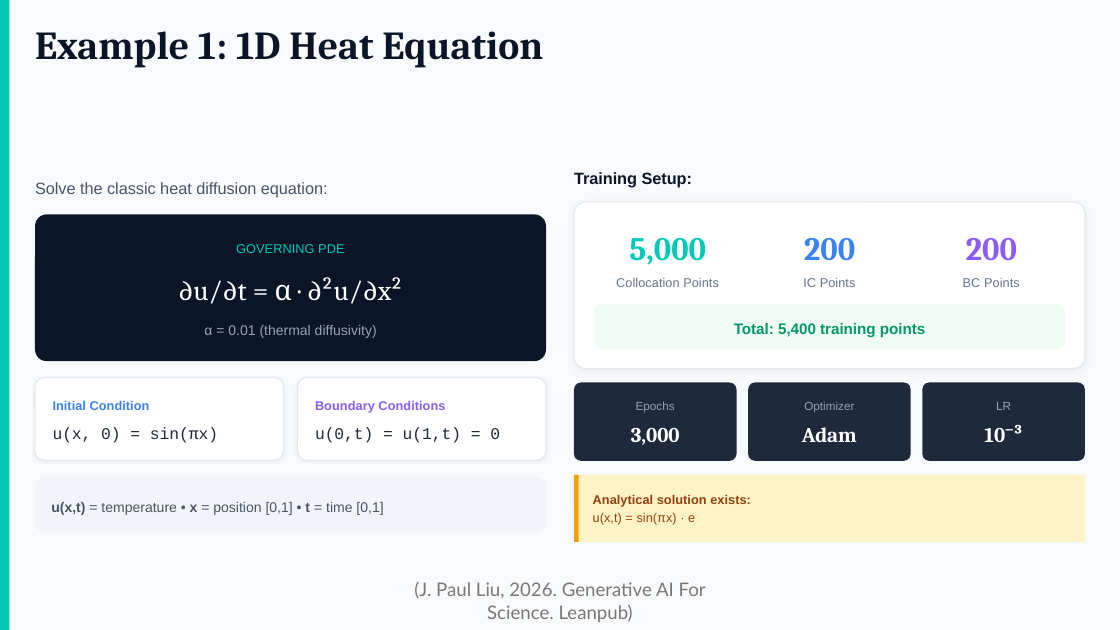
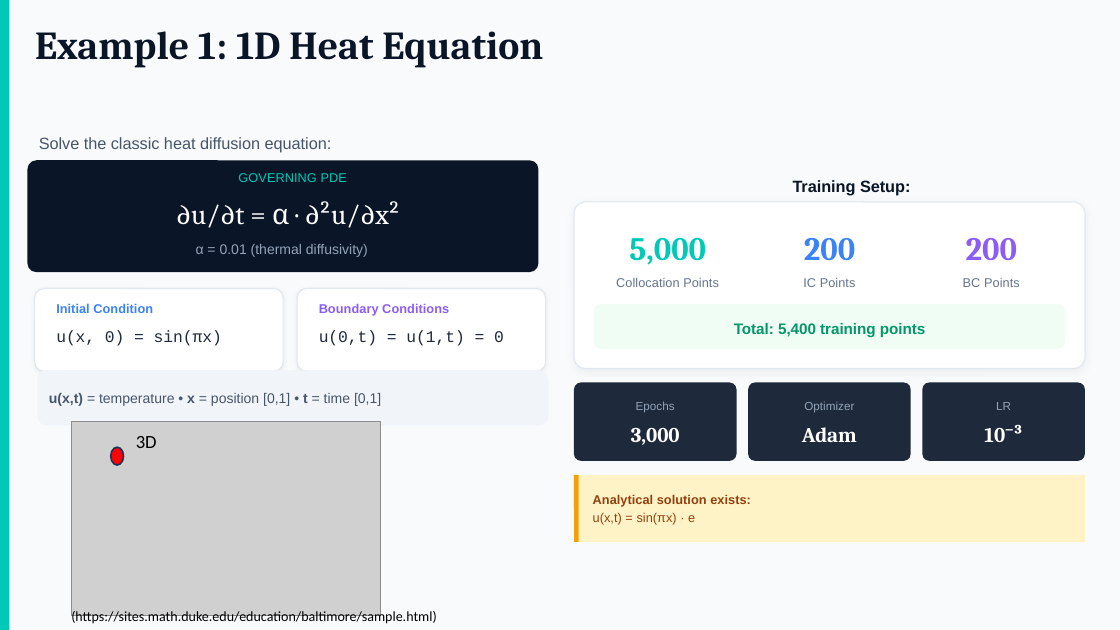
Before and after one commit to jpliu168/Generative_AI_For_Science, a slide deck: slide 6 of PPTX/Chapter_6_PINNs.pptx. Drawn at 1120x630 pixels with LibreOffice and Linux fonts; fonts in the diff are those of the drawing; grey boxes stand for pictures. Boxes give left, top, right and bottom in pixels: in the first picture for what was removed or moved away, otherwise in the second. Text is boxed around its words. In the diff, an @@ line names an element or a change of style, - is before the commit and + after.

```diff
--- a/PPTX/Chapter_6_PINNs.pptx
+++ b/PPTX/Chapter_6_PINNs.pptx
@@ text "Solve the classic heat diffusion ...": place and size @@
-text "Solve the classic heat diffusion ..." at [35,182,328,198]
+text "Solve the classic heat diffusion ..." at [39,137,332,153]
@@ rounded rectangle: place and size @@
-rounded rectangle at [35,214,545,361]
+rounded rectangle at [28,160,539,272]
@@ text "GOVERNING PDE": place and size @@
-text "GOVERNING PDE" at [236,244,344,253]
+text "GOVERNING PDE" at [238,173,347,182]
@@ text "Training Setup:": place and size @@
-text "Training Setup:" at [574,172,692,188]
+text "Training Setup:" at [793,180,910,196]
@@ text "∂u/∂t = α · ∂²u/∂x²": place and size @@
-text "∂u/∂t = α · ∂²u/∂x²" at [178,277,403,304]
+text "∂u/∂t = α · ∂²u/∂x²" at [176,201,401,228]
@@ text "α = 0.01 (thermal diffusivity)": place and size @@
-text "α = 0.01 (thermal diffusivity)" at [204,325,377,338]
+text "α = 0.01 (thermal diffusivity)" at [196,244,368,257]
@@ rounded rectangle: place and size @@
-rounded rectangle at [35,377,283,460]
+rounded rectangle at [35,289,283,372]
@@ rounded rectangle: place and size @@
-rounded rectangle at [298,377,547,460]
+rounded rectangle at [297,289,545,372]
@@ 4 texts: place and size @@
-4 texts at [53,400,500,443]
+4 texts at [56,303,504,346]
@@ rounded rectangle: place and size @@
-rounded rectangle at [35,477,545,532]
+rounded rectangle at [37,371,548,426]
@@ text "u(x,t) = temperature • x ...": place and size @@
-text "u(x,t) = temperature • x ..." at [51,502,383,515]
+text "u(x,t) = temperature • x ..." at [49,393,381,406]
@@ group added at [71,422,437,625]: 2 texts, 1 picture, 1 ellipse @@
+(https://sites.math.duke.edu/education/baltimore/sample.html)
+3D
@@ text removed at [414,582,706,622] @@
-(J. Paul Liu, 2026. Generative AI For Science. Leanpub)
```
Also in this commit, not shown: 14 other slides changed, 1 other file.
